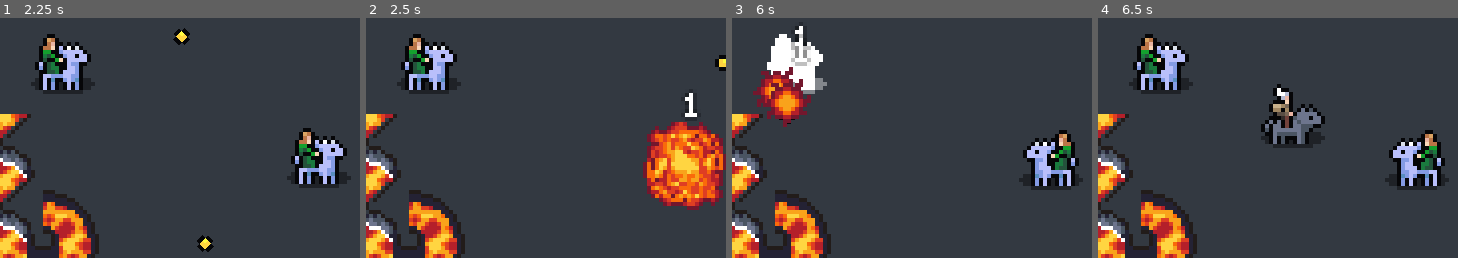
Above: before the commit, frames 1-4 (left to right).
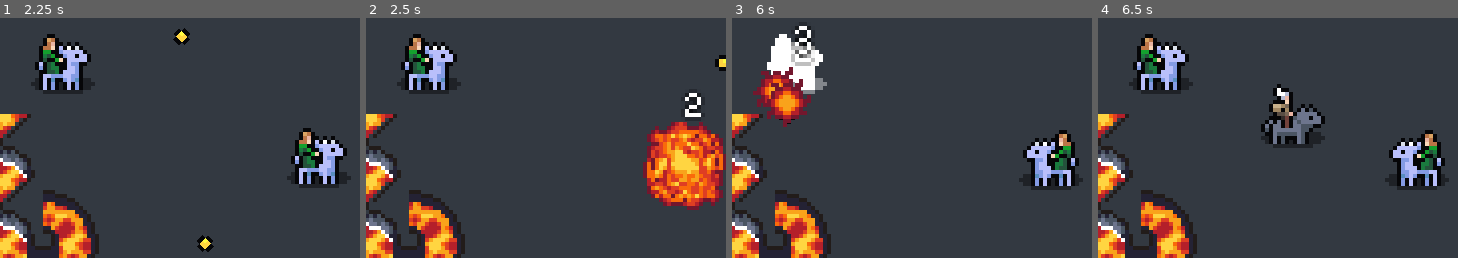
Above: after the commit, the same moments.

Repository: Snayff/not_quite_paradise4
Game: Godot game, scene res://world.tscn
Same seed, same stepped clock (60 frames per second), same inputs: the game is played once before the commit and once after it.
Inputs:
- Up to frame 1 (2.25 s): tap Enter at 0.5 s; hold D (move_right) 0.53-1.28 s; hold S (move_down) 1.28-2.03 s; hold D (move_right) from 2.03 s (still down)
- Up to frame 2 (2.5 s): keep holding D (move_right)
- Up to frame 3 (6 s): release D (move_right) at 2.78 s; hold W (move_up) 2.78-3.53 s; tap Space at 3.5 s; hold A (move_left) 3.53-5.03 s; tap Enter at 4.25 s; hold S (move_down) 5.03-5.78 s; hold D (move_right) from 5.78 s (still down)
- Up to frame 4 (6.5 s): keep holding D (move_right)
The pictures show only the part of the screen within x 47-97%, y 47-97%; the shares and areas given below are measured in that part.

Frame 1 is identical in both runs. In frame 2, 0.2% of the frame differs, in the area x 88-94%, y 31-42%; in frame 3, 0.5%, in the area x 16-24%, y 3-20%; in frame 4, nothing differs.

Commit message:
updated damage calculation, add effect scaling by stat

Diff:
--- a/scenes/abcs/combat_actor.tscn
+++ b/scenes/abcs/combat_actor.tscn
@@ -32,7 +32,7 @@
 
 [sub_resource type="Resource" id="Resource_7qvdv"]
 script = ExtResource("13_hojhi")
-type = 0
+type = null
 base_value = 2.0
 
 [sub_resource type="Resource" id="Resource_nm8ul"]
--- a/scenes/combat_actives/circling_stars.tscn
+++ b/scenes/combat_actives/circling_stars.tscn
@@ -1,9 +1,15 @@
-[gd_scene load_steps=5 format=3 uid="uid://lbhta0mrhs1b"]
+[gd_scene load_steps=7 format=3 uid="uid://lbhta0mrhs1b"]
 
 [ext_resource type="PackedScene" uid="uid://cn8jpy03lpd4m" path="res://scenes/abcs/combat_active.tscn" id="1_bejtl"]
 [ext_resource type="Script" path="res://scripts/components/functionals/orbiter.gd" id="2_lj7jl"]
 [ext_resource type="PackedScene" uid="uid://cgsflwjesyi8j" path="res://scenes/projectiles/visual/visual_fireball.tscn" id="2_n4c11"]
 [ext_resource type="Script" path="res://scenes/combat_actives/circling_stars_effect_chain.gd" id="4_nd7yx"]
+[ext_resource type="Script" path="res://scripts/dataclasses/effect_stat_scaler.gd" id="5_33pwh"]
+
+[sub_resource type="Resource" id="Resource_qxiwj"]
+script = ExtResource("5_33pwh")
+stat = 0
+scale_value = 1.0
 
 [node name="CirclingStars" node_paths=PackedStringArray("_orbiter") instance=ExtResource("1_bejtl")]
 _orbiter = NodePath("ProjectileOrbiterComponent")
@@ -22,3 +28,4 @@
 
 [node name="EffectChain" type="Node" parent="." index="3"]
 script = ExtResource("4_nd7yx")
+_damage_scalers = Array[ExtResource("5_33pwh")]([SubResource("Resource_qxiwj")])
--- a/scenes/combat_actives/circling_stars_effect_chain.gd
+++ b/scenes/combat_actives/circling_stars_effect_chain.gd
@@ -19,6 +19,7 @@
 #
 @export_category("On Hit")
 @export var _damage: int = 1
+@export var _damage_scalers: Array[EffectStatScalerData] = []
 #endregion
 
 
@@ -32,9 +33,10 @@
 	var actor_hit: CombatActor = hurtbox.root
 
 	# initial damage
-	var effect = DealDamageEffect.new(self)
+	var effect = DealDamageEffect.new(self, _caster)
 	_register_effect(effect)
-	effect.damage = _damage
+	effect.base_damage = _damage
+	effect.scalers = _damage_scalers
 	effect.apply(actor_hit)
 
 
--- a/scenes/combat_actives/fireblast_effect_chain.gd
+++ b/scenes/combat_actives/fireblast_effect_chain.gd
@@ -37,21 +37,21 @@
 	var actor_hit: CombatActor = hurtbox.root
 
 	# initial damage
-	var effect = DealDamageEffect.new(self)
+	var effect = DealDamageEffect.new(self, _caster)
 	_register_effect(effect)
-	effect.damage = _damage
+	effect.base_damage = _damage
 	effect.apply(actor_hit)
 
 	# repeating damage
-	effect = RepeatApplicationEffect.new(self)
+	effect = RepeatApplicationEffect.new(self, _caster)
 	_register_effect(effect)
 	effect.interval = _interval
 	effect.num_iterations = _num_iterations
-	var interval_effect = DealDamageEffect.new(self)
-	interval_effect.damage = _repeat_damage
+	var interval_effect = DealDamageEffect.new(self, _caster)
+	interval_effect.base_damage = _repeat_damage
 	interval_effect.is_one_shot = false
 	effect.add_repeating_effect(interval_effect)
-	var interval_animation = SpawnSceneEffect.new(self)
+	var interval_animation = SpawnSceneEffect.new(self, _caster)
 	interval_animation.scene = _repeat_damage_animation
 	effect.add_repeating_effect(interval_animation)
 	effect.apply(actor_hit)
--- a/scripts/abcs/effect.gd
+++ b/scripts/abcs/effect.gd
@@ -24,12 +24,14 @@
 
 #region VARS
 var _parent: EffectChain
+var _source: Node  ## which entity created the effect, e.g. a [CombatActor]
 #endregion
 
 
 #region FUNCS
-func _init(parent: EffectChain) -> void:
+func _init(parent: EffectChain, source: Node) -> void:
 	_parent = parent
+	_source = source
 
 ## apply the effect to the target
 func apply(target: CombatActor) -> void:
--- a/scripts/components/functionals/stat_sheet.gd
+++ b/scripts/components/functionals/stat_sheet.gd
@@ -1,4 +1,4 @@
-## interface for multiple [StatData]
+## interface for multiple [StatData]s.
 @icon("res://assets/node_icons/stat_sheet.png")
 class_name StatSheetComponent
 extends Node
@@ -44,5 +44,11 @@
 		if check_array.size() > 1:
 			push_warning("StatSheetComponent: Multiple instances of ", stat.type, " found. Must be unique.")
 
+## get a stat from the stat sheet. nullable.
+func get_stat(stat: Constants.STAT) -> StatData:
+	for stat_data in _stats:
+		if stat_data.type == stat:
+			return stat_data
+	return null
 
 #endregion
--- /dev/null
+++ b/scripts/dataclasses/effect_stat_scaler.gd
@@ -0,0 +1,44 @@
+## denotes a stat and a portion of a stat to scale by.
+##
+## for use by effects
+@icon("res://assets/node_icons/effect_stat_scaler.png")
+class_name EffectStatScalerData
+extends Resource
+
+
+#region SIGNALS
+
+#endregion
+
+
+#region ON READY
+
+#endregion
+
+
+#region EXPORTS
+# @export_category("Component Links")
+# @export var
+#
+@export_category("Details")
+@export var stat: Constants.STAT  ## stat to scale by the given amount
+@export var scale_value: float  ## 0.5 is half of the stat, 1 is the same amount as the stat, 2 is double the stat.
+#endregion
+
+
+#region VARS
+
+#endregion
+
+
+#region FUNCS
+
+
+
+
+
+
+
+
+
+#endregion
--- a/scripts/dataclasses/stat.gd
+++ b/scripts/dataclasses/stat.gd
@@ -1,4 +1,4 @@
-## a numerical statistic, with helper functionality for handling modification
+## a numerical statistic, with helper functionality for handling modifications
 ##
 ## for modifiers, additions are handled before multiplications
 @icon("res://assets/node_icons/stat.png")
@@ -7,7 +7,9 @@
 
 
 #region SIGNALS
-
+signal base_value_changed
+signal modifier_added
+signal modifier_removed
 #endregion
 
 
@@ -22,7 +24,10 @@
 #
 @export_category("Details")
 @export var type: Constants.STAT
-@export var base_value: float
+@export var base_value: float:
+	set(value):
+		base_value = value
+		base_value_changed.emit()
 #endregion
 
 
@@ -33,8 +38,10 @@
 	set(value_):
 		push_error("StatData: Can't set directly.")
 	get:
-		_recalculate()
+		if _is_dirty:
+			_recalculate()
 		return _modified_value
+var _is_dirty: bool = true  ## if the value has changed since last recalculated
 #endregion
 
 
@@ -49,15 +56,33 @@
 	_modified_value = base_value
 	var multiplier: float = 1
 	for mod in _modifiers:
-		if mod.type == Constants.STAT_MOD.add:
+		if mod.type == Constants.MATH_MOD_TYPE.add:
 			_modified_value += mod.amount
 
-		elif  mod.type == Constants.STAT_MOD.multiply:
+		elif  mod.type == Constants.MATH_MOD_TYPE.multiply:
 			multiplier += mod.amount
 
 		else:
 			push_warning("StatData: unable to handle mod type of ", mod.type, ".")
 
 	_modified_value *= multiplier
+	_is_dirty = false
+
+## add a new modifier to the stat
+func add_modifier(mod: StatModData) -> void:
+	_modifiers.append(mod)
+	modifier_added.emit()
+	_is_dirty = true
+
+## remove an existing modifier from the stat
+func remove_modifier(mod: StatModData) -> void:
+	_modifiers.erase(mod)
+	modifier_removed.emit()
+	_is_dirty = true
+
+## remove all modifiers from the stat
+func remove_all_modifiers() -> void:
+	_modifiers = []
+	_is_dirty = true
 
 #endregion
--- a/scripts/dataclasses/stat_mod.gd
+++ b/scripts/dataclasses/stat_mod.gd
@@ -18,7 +18,7 @@
 # @export var
 #
 @export_category("Details")
-@export var type: Constants.STAT_MOD
+@export var type: Constants.MATH_MOD_TYPE
 @export var amount: float
 # TODO: duration and duration type, e.g. num applications or time
 #endregion
@@ -30,10 +30,7 @@
 
 
 #region FUNCS
-func _init(type_: Constants.STAT_MOD = Constants.STAT_MOD.add, amount_: float = 0) -> void:
-	resource_local_to_scene = true
-	type = type_
-	amount = amount_
+
 
 
 
--- a/scripts/effects/alter_resource_effect.gd
+++ b/scripts/effects/alter_resource_effect.gd
@@ -1,6 +1,7 @@
 ## amend a resource by adding, subtracting or multiplying the value
 ##
 ## these are direct manipulations, no resistances are taken into consideration.
+## @deprecate
 #@icon("")
 class_name AlterResourceEffect
 extends Effect
--- a/scripts/effects/deal_damage_effect.gd
+++ b/scripts/effects/deal_damage_effect.gd
@@ -1,4 +1,4 @@
-## class desc
+## reduce a resource by a given amount, accounting for scaling and mitigants
 #@icon("")
 class_name DealDamageEffect
 extends Effect
@@ -23,8 +23,9 @@
 
 
 #region VARS
-var damage: int = 1
 var is_one_shot: bool = true  ## if true, terminates after 1 application. if false, needs to be terminated manually.
+var base_damage: int
+var scalers: Array[EffectStatScalerData] = []
 #endregion
 
 
@@ -32,11 +33,43 @@
 
 ## reduce health of target
 func apply(target: CombatActor) -> void:
+	# TODO: enable targeting any resource
 	var health = target.get_node_or_null("Health")
 	if health is ResourceComponent:
+		var damage = _calculate_damage(target)
 		health.decrease(damage)
 
 	if is_one_shot:
 		terminate()
 
+## wrapper for all damage calculations
+func _calculate_damage(target: CombatActor) -> int:
+	var damage = _apply_scalers()
+	damage = _apply_resistances(target, damage)
+
+	return damage
+
+## base damage modified by scalers
+func _apply_scalers() -> int:
+	var damage = base_damage
+	var stats: StatSheetComponent = _source.get_node_or_null("StatSheet")
+	if stats == null:
+		return base_damage
+
+	for scaler in scalers:
+		damage += stats.get_stat(scaler.stat).value * scaler.scale_value
+
+	return damage
+
+## apply target's resistances to the given damage
+##
+## NOTE: will need to amend when we add more stats, to account for different resistances and damage types
+func _apply_resistances(target: CombatActor, damage: int) -> int:
+	var stats: StatSheetComponent = target.get_node_or_null("StatSheet")
+	if stats == null:
+		return damage
+
+	damage -= stats.get_stat(Constants.STAT.defence).value
+	return damage
+
 #endregion
--- a/scripts/singletons/constants.gd
+++ b/scripts/singletons/constants.gd
@@ -62,7 +62,7 @@
 }
 
 
-enum STAT_MOD {
+enum MATH_MOD_TYPE {
 	add,
 	multiply
 }
Not shown, added: assets/node_icons/effect_stat_scaler.png.import
